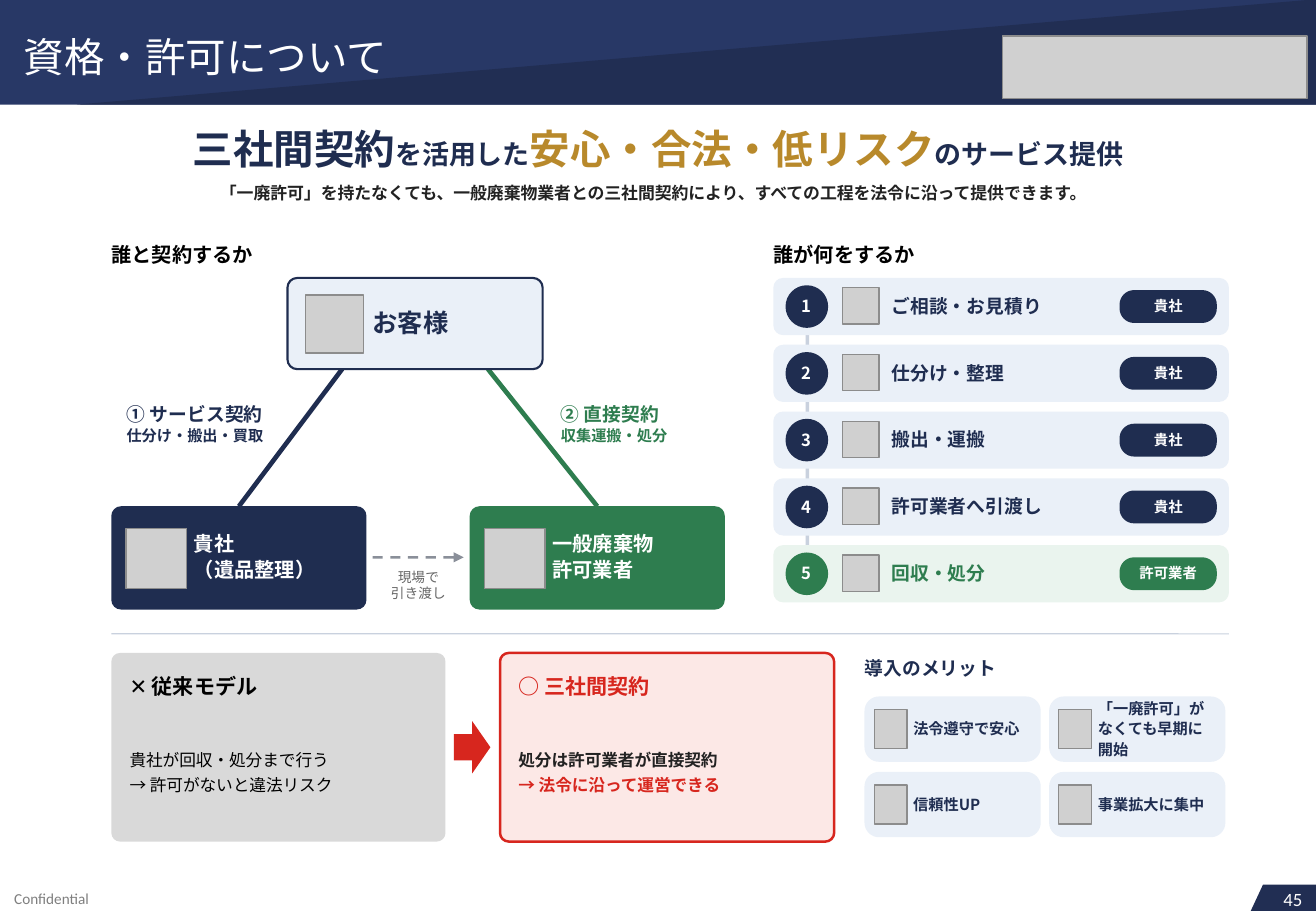
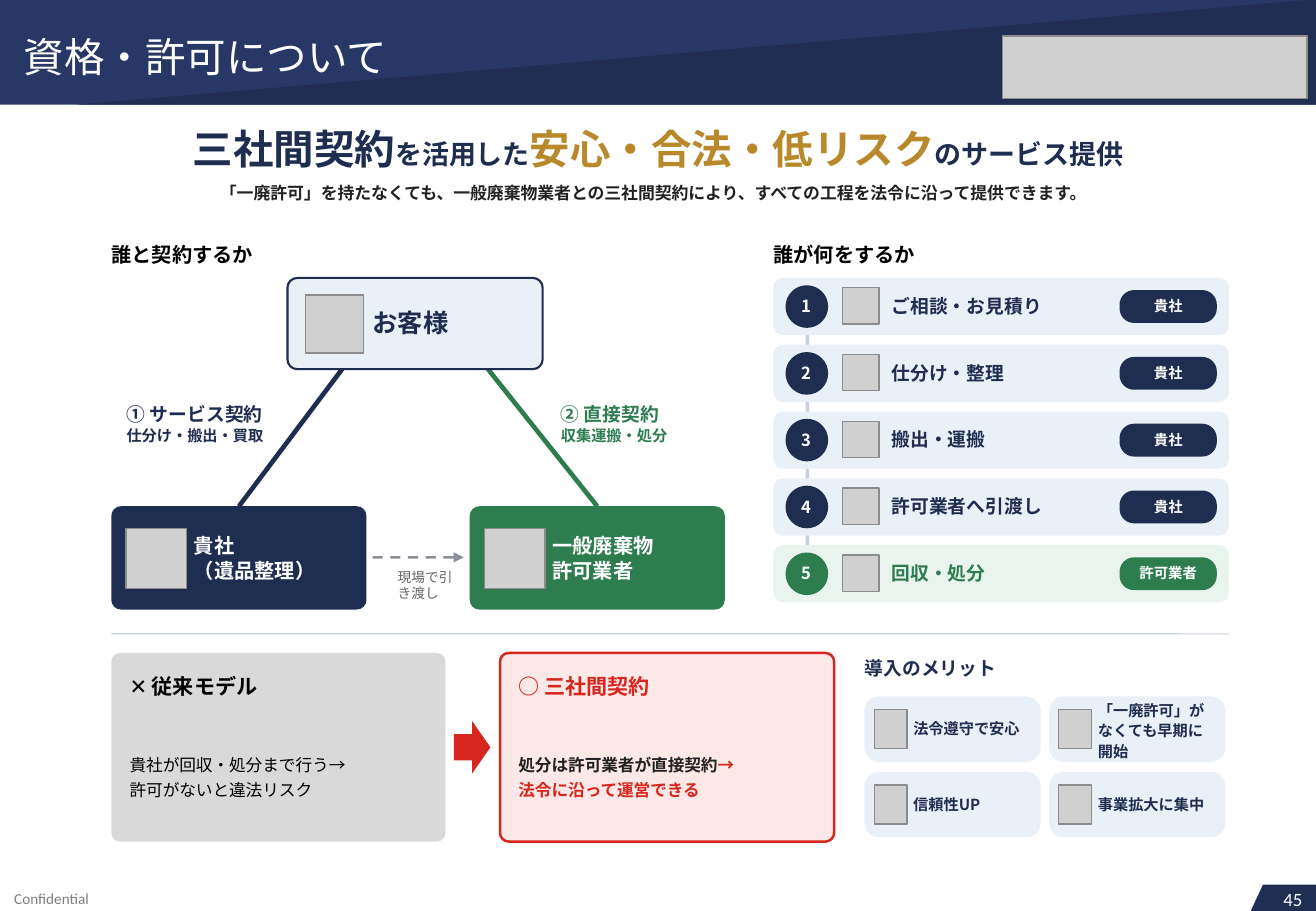
Before and after one commit to soshiro-iki-sys/-, a slide deck: slide 20 of proposals/REVIVAL_LINK様_ご提案書.pptx. Drawn at 1316x911 pixels with LibreOffice and Linux fonts; fonts in the diff are those of the drawing; grey boxes stand for pictures. Boxes give left, top, right and bottom in pixels: in the first picture for what was removed or moved away, otherwise in the second. Text is boxed around its words. In the diff, an @@ line names an element or a change of style, - is before the commit and + after.

```diff
--- a/proposals/REVIVAL_LINK様_ご提案書.pptx
+++ b/proposals/REVIVAL_LINK様_ご提案書.pptx
@@ text at box(194, 535, 234, 555): line spacing 1 to 15.1pt @@
@@ text at box(552, 536, 653, 580): text changed @@
-一般廃棄物
+一般廃棄物許可業者
@@ text removed at box(391, 586, 446, 599) @@
-引き渡し
@@ text at box(398, 571, 453, 599): text changed @@
-現場で
+現場で引き渡し
@@ text at box(1098, 703, 1204, 758): text changed @@
-「一廃許可」が
+「一廃許可」がなくても早期に開始
@@ text removed at box(1098, 721, 1203, 736) @@
-なくても早期に
@@ text removed at box(1098, 742, 1128, 756) @@
-開始
@@ text at box(130, 757, 346, 798): text changed @@
-貴社が回収・処分まで行う
+貴社が回収・処分まで行う→ 許可がないと違法リスク
@@ text removed at box(150, 777, 333, 793) @@
-→ 許可がないと違法リスク
@@ text at box(518, 756, 734, 798): text changed @@
-処分は許可業者が直接契約
+処分は許可業者が直接契約→ 法令に沿って運営できる
@@ text removed at box(539, 777, 721, 793) @@
-→ 法令に沿って運営できる
```
Also in this commit, not shown: 56 other slides changed, 2 other files.
